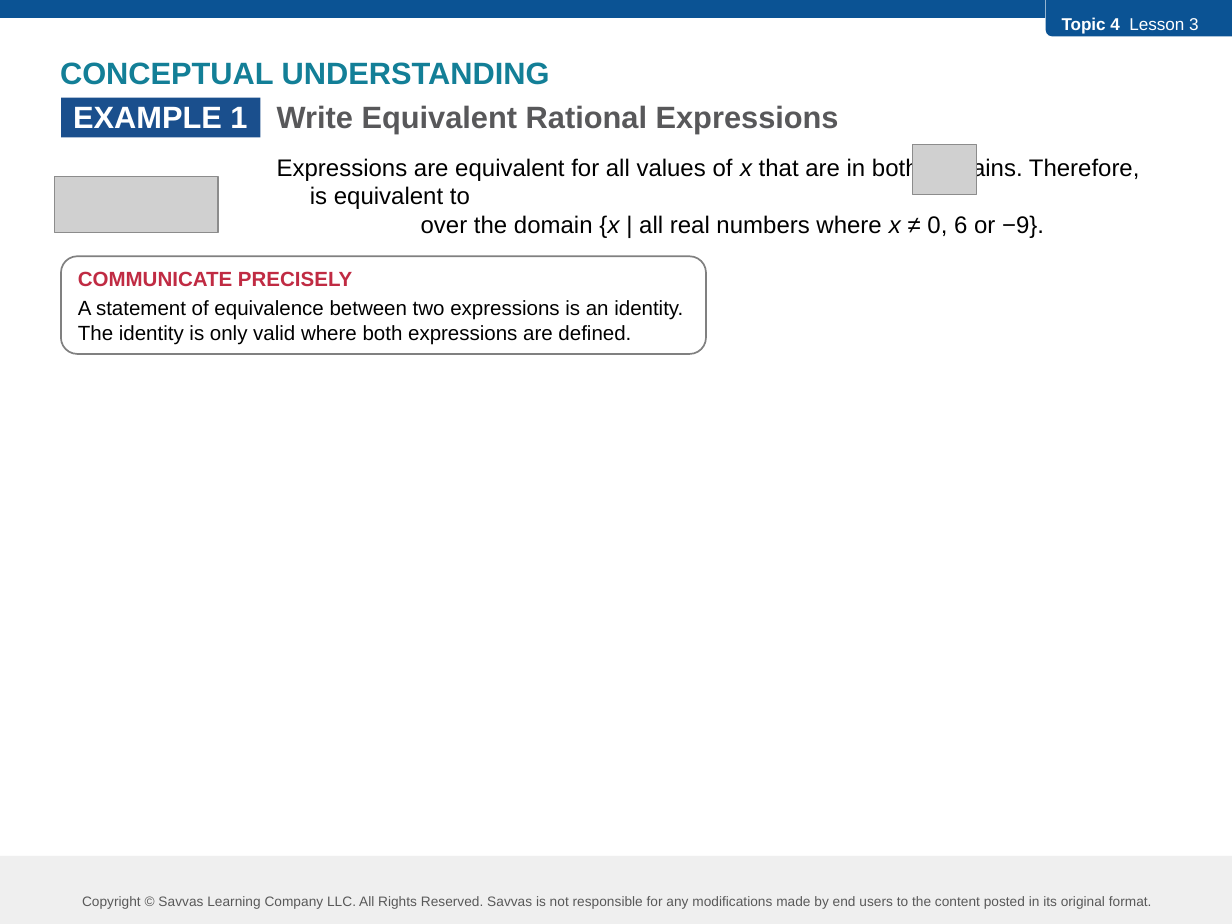
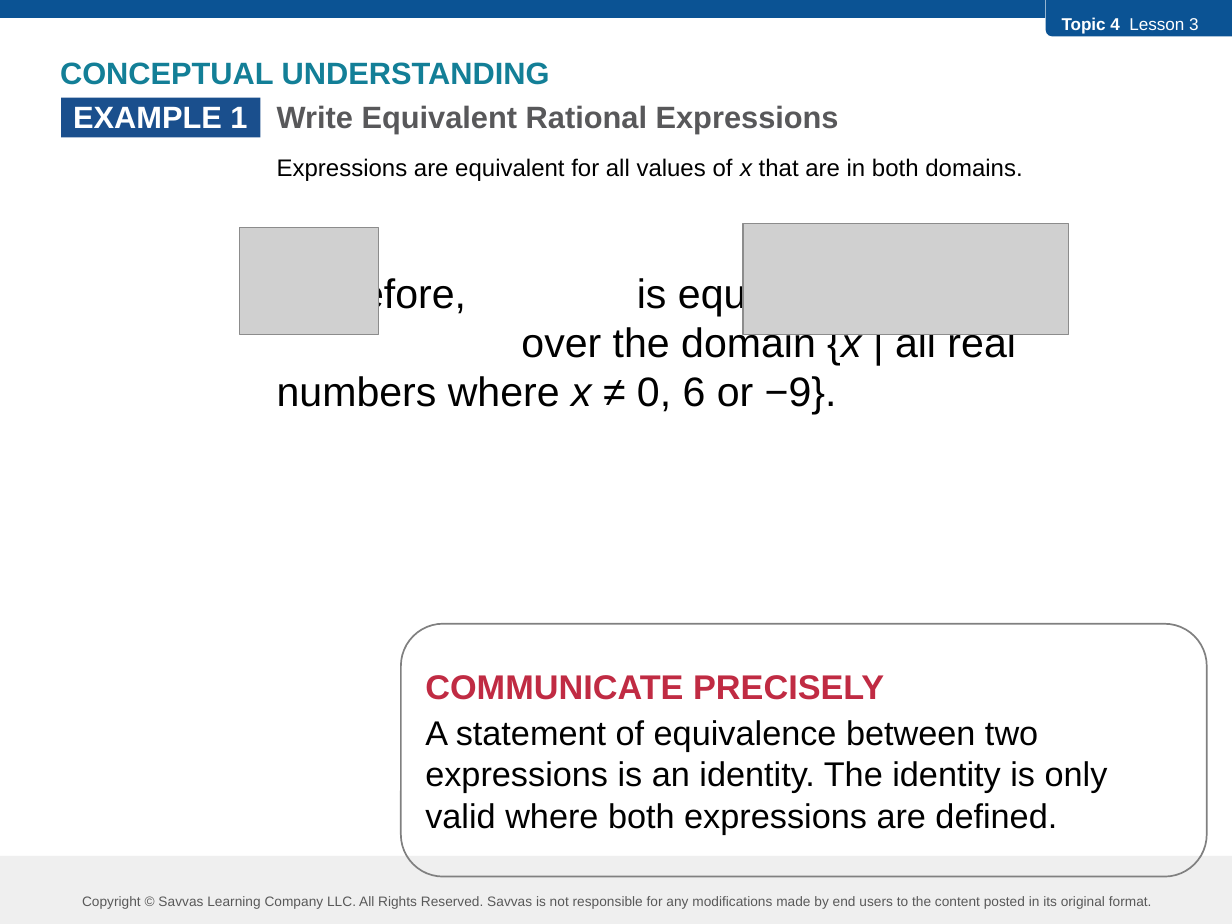
Before and after one commit to robjohncolson/feb25-25, a slide deck: slide 8 of L4-3.pptx (slide 4 before the commit). Drawn at 1232x924 pixels with LibreOffice and Linux fonts; fonts in the diff are those of the drawing; grey boxes stand for pictures. Boxes give left, top, right and bottom in pixels: in the first picture for what was removed or moved away, otherwise in the second. Text is boxed around its words. In the diff, an @@ line names an element or a change of style, - is before the commit and + after.

```diff
--- a/L4-3.pptx
+++ b/L4-3.pptx
@@ text at <box>277,158,1022,415</box>: text changed; size 14 to 24 pt @@
-Expressions are equivalent for all values of x that are in both domains. Therefore, is equivalent to
-over the domain {x | all real numbers where x ≠ 0, 6 or −9}.
+Expressions are equivalent for all values of x that are in both domains.
+Therefore, is equivalent to
+over the domain {x | all real numbers where x ≠ 0, 6 or −9}.
@@ picture: place and size @@
-picture at <box>913,145,977,195</box>
+picture at <box>240,228,379,335</box>
@@ picture: place and size @@
-picture at <box>54,176,218,232</box>
+picture at <box>743,224,1068,335</box>
@@ rounded rectangle "COMMUNICATE PRECISELY": place and size @@
-rounded rectangle "COMMUNICATE PRECISELY" at <box>62,256,707,354</box>
+rounded rectangle "COMMUNICATE PRECISELY" at <box>400,623,1206,876</box>
@@ rounded rectangle "COMMUNICATE PRECISELY" at <box>400,623,1206,876</box>: size 12 to 20 pt @@
```
Also in this commit, not shown: 7 other slides changed, 9 slides added, 2 slides removed, 7 other files.
